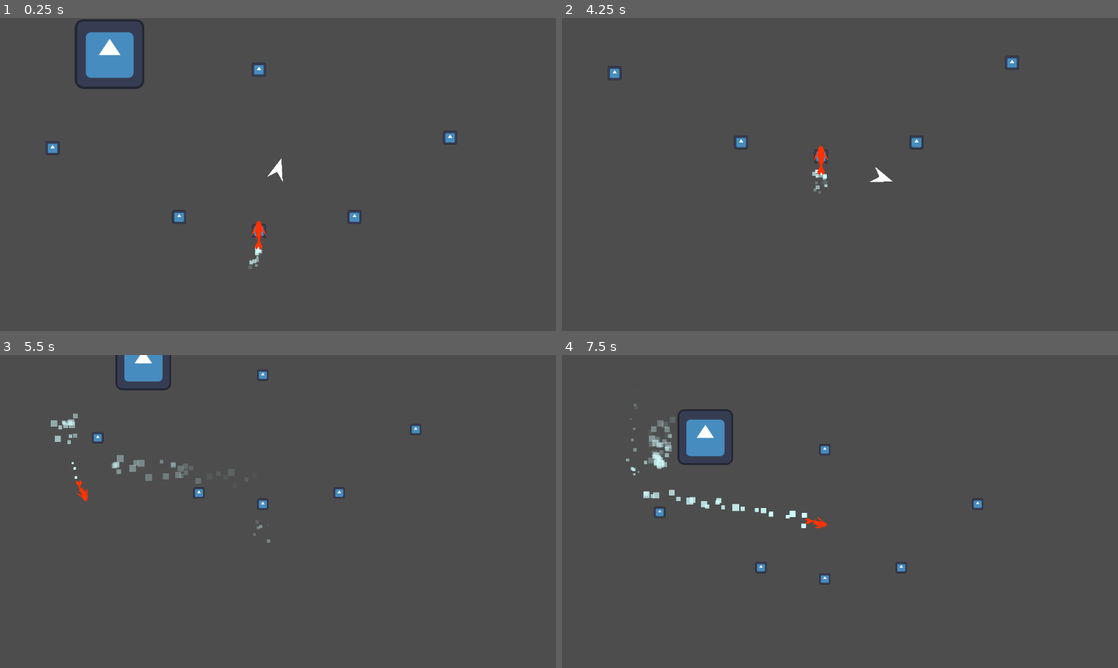
Above: before the commit, frames 1-4 (two rows, left to right).
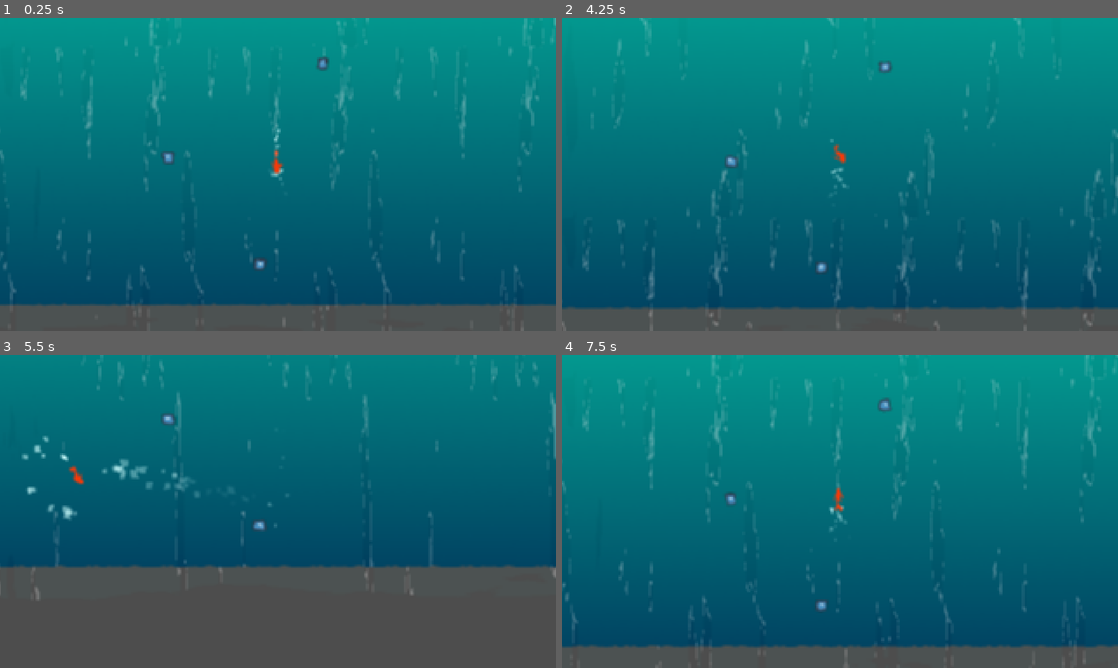
Above: after the commit, the same moments.

Repository: ojaskavathe/cascade
Game: Godot game, scene res://game.tscn
Two runs of this game, one before a commit and one after it. Both use one fixed random seed, a clock stepped at 60 frames per second and the inputs below. Before the commit the project starts from res://main.tscn. The engine's default icon, where the game draws it, is replaced by a stand-in: a white triangle on a blue panel in a dark square.
Inputs (mouse positions are in pixels of both pictures, inside the frame that each line leads up to):
- Up to frame 1 (0.25 s): no input
- Up to frame 2 (4.25 s): move the mouse to (962, 158) at 0.52 s; hold Space (jump) 0.53-1.28 s; hold D (right) 0.53-2.03 s; move the mouse to (728, 190) at 1.27 s; tap Space (jump) at 1.35, 1.52, 1.82, 2.85, 3.02, 3.32 s; move the mouse to (895, 105) at 2.02 s; hold A (left) 2.03-2.78 s; hold Space (jump) 2.03-2.78 s; move the mouse to (812, 237) at 2.77 s; hold D (right) from 2.78 s (still down); move the mouse to (1006, 221) at 3.52 s; hold Space (jump) from 3.53 s (still down)
- Up to frame 3 (5.5 s): move the mouse to (111, 464) at 4.27 s; release D (right) at 4.28 s; release Space (jump) at 4.28 s; hold A (left) 4.28-5.03 s; tap Space (jump) at 4.35, 4.52, 4.82 s; move the mouse to (305, 511) at 5.02 s; hold D (right) from 5.03 s (still down); hold Space (jump) from 5.03 s (still down)
- Up to frame 4 (7.5 s): move the mouse to (756, 433) at 5.77 s; release D (right) at 5.78 s; release Space (jump) at 5.78 s; hold A (left) 5.78-7.28 s; tap Space (jump) at 5.85, 6.02, 6.32, 7.35 s; move the mouse to (962, 495) at 6.52 s; hold Space (jump) 6.53-7.28 s; move the mouse to (728, 527) at 7.27 s; hold D (right) from 7.28 s (still down)

The runs differ from the first frame. In frame 1, 92% of the frame differs, in the area x 0-100%, y 0-100%; in frame 2, 93%; in frame 3, 68%; in frame 4, 93%.

Commit message:
Reverted to 45104a0 and removed loader

Diff:
--- /dev/null
+++ b/assets/shader/fallbackground.tres
@@ -0,0 +1,101 @@
+[gd_resource type="VisualShader" load_steps=12 format=3 uid="uid://de6gsxh1jnp35"]
+
+[sub_resource type="Gradient" id="Gradient_guwve"]
+offsets = PackedFloat32Array(0.193309, 0.877323)
+colors = PackedColorArray(0.1352, 0.26, 0.24752, 1, 0.938845, 0.780052, 0.791951, 1)
+
+[sub_resource type="FastNoiseLite" id="FastNoiseLite_3kupp"]
+frequency = 0.0055
+offset = Vector3(547.37, 0, 0)
+domain_warp_enabled = true
+domain_warp_frequency = 0.07
+
+[sub_resource type="NoiseTexture2D" id="NoiseTexture2D_pxin5"]
+width = 800
+color_ramp = SubResource("Gradient_guwve")
+noise = SubResource("FastNoiseLite_3kupp")
+
+[sub_resource type="VisualShaderNodeTexture" id="VisualShaderNodeTexture_xwpst"]
+output_port_for_preview = 0
+texture = SubResource("NoiseTexture2D_pxin5")
+
+[sub_resource type="Gradient" id="Gradient_dob1m"]
+offsets = PackedFloat32Array(0.996283, 1)
+colors = PackedColorArray(0.313726, 0.603922, 0.572549, 1, 0.733333, 0.870588, 0.721569, 1)
+
+[sub_resource type="FastNoiseLite" id="FastNoiseLite_3eva1"]
+frequency = 0.0096
+
+[sub_resource type="NoiseTexture2D" id="NoiseTexture2D_5hef6"]
+color_ramp = SubResource("Gradient_dob1m")
+noise = SubResource("FastNoiseLite_3eva1")
+
+[sub_resource type="VisualShaderNodeTexture" id="VisualShaderNodeTexture_3egqd"]
+output_port_for_preview = 0
+texture = SubResource("NoiseTexture2D_5hef6")
+
+[sub_resource type="VisualShaderNodeMix" id="VisualShaderNodeMix_kvhj6"]
+default_input_values = [0, Vector3(0, 0, 0), 1, Vector3(1, 1, 1), 2, Vector3(0.5, 0.5, 0.5)]
+op_type = 3
+
+[sub_resource type="VisualShaderNodeTexture" id="VisualShaderNodeTexture_8a0et"]
+output_port_for_preview = 0
+texture = SubResource("NoiseTexture2D_5hef6")
+
+[sub_resource type="VisualShaderNodeMix" id="VisualShaderNodeMix_3328k"]
+default_input_values = [0, Vector3(0, 0, 0), 1, Vector3(1, 1, 1), 2, Vector3(0.5, 0.5, 0.5)]
+op_type = 3
+
+[resource]
+code = "shader_type canvas_item;
+render_mode blend_mix;
+
+uniform sampler2D tex_frg_3;
+uniform sampler2D tex_frg_5;
+uniform sampler2D tex_frg_7;
+
+
+
+void fragment() {
+// Texture2D:3
+	vec4 n_out3p0 = texture(tex_frg_3, UV);
+
+
+// Texture2D:5
+	vec4 n_out5p0 = texture(tex_frg_5, UV);
+
+
+// Mix:6
+	vec3 n_in6p2 = vec3(0.50000, 0.50000, 0.50000);
+	vec3 n_out6p0 = mix(vec3(n_out3p0.xyz), vec3(n_out5p0.xyz), n_in6p2);
+
+
+// Texture2D:7
+	vec4 n_out7p0 = texture(tex_frg_7, UV);
+
+
+// Mix:8
+	vec3 n_in8p2 = vec3(0.50000, 0.50000, 0.50000);
+	vec3 n_out8p0 = mix(n_out6p0, vec3(n_out7p0.xyz), n_in8p2);
+
+
+// Output:0
+	COLOR.rgb = n_out8p0;
+
+
+}
+"
+mode = 1
+flags/light_only = false
+nodes/fragment/0/position = Vector2(500, 220)
+nodes/fragment/3/node = SubResource("VisualShaderNodeTexture_xwpst")
+nodes/fragment/3/position = Vector2(-500, -40)
+nodes/fragment/5/node = SubResource("VisualShaderNodeTexture_3egqd")
+nodes/fragment/5/position = Vector2(-500, 440)
+nodes/fragment/6/node = SubResource("VisualShaderNodeMix_kvhj6")
+nodes/fragment/6/position = Vector2(-160, 200)
+nodes/fragment/7/node = SubResource("VisualShaderNodeTexture_8a0et")
+nodes/fragment/7/position = Vector2(-240, 620)
+nodes/fragment/8/node = SubResource("VisualShaderNodeMix_3328k")
+nodes/fragment/8/position = Vector2(125.019, 531.058)
+nodes/fragment/connections = PackedInt32Array(3, 0, 6, 0, 5, 0, 6, 1, 7, 0, 8, 1, 6, 0, 8, 0, 8, 0, 0, 0)
--- a/entity/object/end_jump_point.tscn
+++ /dev/null
@@ -1,15 +0,0 @@
-[gd_scene load_steps=3 format=3 uid="uid://bgreeqw7eggg2"]
-
-[ext_resource type="Texture2D" uid="uid://7iiqobfrmtqd" path="res://icon.svg" id="1_10en1"]
-
-[sub_resource type="CircleShape2D" id="CircleShape2D_bi3ns"]
-radius = 36.0
-
-[node name="EndJumpPoint" type="Area2D" groups=["boost", "jump_point"]]
-
-[node name="CollisionShape2D" type="CollisionShape2D" parent="."]
-shape = SubResource("CircleShape2D_bi3ns")
-
-[node name="Icon" type="Sprite2D" parent="."]
-scale = Vector2(0.2, 0.2)
-texture = ExtResource("1_10en1")
--- a/entity/object/level_entry.gd
+++ /dev/null
@@ -1,6 +0,0 @@
-extends Node2D
-
-
-func _on_area_2d_body_entered(body):
-	if body.is_in_group("player"):
-		Signals.level_enter.emit()
--- a/entity/object/level_entry.tscn
+++ /dev/null
@@ -1,17 +0,0 @@
-[gd_scene load_steps=3 format=3 uid="uid://c8lmwyba82ne2"]
-
-[ext_resource type="Script" path="res://entity/object/level_entry.gd" id="1_txpql"]
-
-[sub_resource type="RectangleShape2D" id="RectangleShape2D_a1urh"]
-size = Vector2(1280, 80)
-
-[node name="LevelEntry" type="Node2D"]
-script = ExtResource("1_txpql")
-
-[node name="Area2D" type="Area2D" parent="."]
-
-[node name="CollisionShape2D" type="CollisionShape2D" parent="Area2D"]
-position = Vector2(640, 40)
-shape = SubResource("RectangleShape2D_a1urh")
-
-[connection signal="body_entered" from="Area2D" to="." method="_on_area_2d_body_entered"]
--- a/entity/object/level_exit.gd
+++ /dev/null
@@ -1,6 +0,0 @@
-extends Node2D
-
-
-func _on_area_2d_body_entered(body):
-	if body.is_in_group("player"):
-		Signals.level_exit.emit()
--- a/entity/object/level_exit.tscn
+++ /dev/null
@@ -1,17 +0,0 @@
-[gd_scene load_steps=3 format=3 uid="uid://bie2h88318mif"]
-
-[ext_resource type="Script" path="res://entity/object/level_exit.gd" id="1_88co6"]
-
-[sub_resource type="RectangleShape2D" id="RectangleShape2D_mrm50"]
-size = Vector2(1280, 80)
-
-[node name="LevelExit" type="Node2D"]
-script = ExtResource("1_88co6")
-
-[node name="Area2D" type="Area2D" parent="."]
-
-[node name="CollisionShape2D" type="CollisionShape2D" parent="Area2D"]
-position = Vector2(640, -40)
-shape = SubResource("RectangleShape2D_mrm50")
-
-[connection signal="body_entered" from="Area2D" to="." method="_on_area_2d_body_entered"]
--- a/entity/object/spawn_jump_point.tscn
+++ /dev/null
@@ -1,15 +0,0 @@
-[gd_scene load_steps=3 format=3 uid="uid://dyqs8fgql55f"]
-
-[ext_resource type="Texture2D" uid="uid://7iiqobfrmtqd" path="res://icon.svg" id="1_qse6k"]
-
-[sub_resource type="CircleShape2D" id="CircleShape2D_bi3ns"]
-radius = 36.0
-
-[node name="SpawnJumpPoint" type="Area2D" groups=["jump_point", "spawnpoint"]]
-
-[node name="CollisionShape2D" type="CollisionShape2D" parent="."]
-shape = SubResource("CircleShape2D_bi3ns")
-
-[node name="Icon" type="Sprite2D" parent="."]
-scale = Vector2(0.2, 0.2)
-texture = ExtResource("1_qse6k")
--- a/entity/player/player.gd
+++ b/entity/player/player.gd
@@ -5,11 +5,9 @@
 @export var JUMP_VELOCITY = -800.0
 @export var GRAVITY = -1000.0
 @export var DAMPENING = 2.0
-@export var BOOST_BONUS = 2.0
 
 var bash_state = false
 var in_jump_point = false
-var first_jump_in_level = true
 var jump_point_position = Vector2.ZERO
 
 var move_direction = Vector2.UP
@@ -24,7 +22,6 @@
 var arrow
 
 var can_bash = true
-var has_boost = false
 
 enum ParticleBehavior {SWIM = 0, DASH = 1}
 
@@ -36,15 +33,6 @@
 	set_particle_behavior(ParticleBehavior.SWIM)
 	Signals.player_moved.emit(position)
 
-
-func set_first_jump_in_level():
-	first_jump_in_level = true
-	arrow.set_visible(true)
-	jump_point_position = position
-	jump_point_position.y -= 32.0
-	arrow.set_position(jump_point_position)
-
-
 func _physics_process(delta):
 	if velocity.is_zero_approx():
 		$PlayerModel.set_rotation(model_rotation)
@@ -52,24 +40,17 @@
 		model_rotation = velocity.angle() + deg_to_rad(90)
 		$PlayerModel.set_rotation(model_rotation)
 
-	if bash_state or first_jump_in_level:
+	if bash_state:
 		var direction = jump_point_position - get_global_mouse_position()
 		var angle = direction.angle() - deg_to_rad(90)
 		arrow.set_rotation(angle)
 
 		if Input.is_action_just_released("jump"):
-			first_jump_in_level = false
 			set_particle_behavior(ParticleBehavior.DASH)
 			$DashParticleTimer.start()
 			position = jump_point_position
 			move_direction = direction.normalized()
 			velocity = move_direction * JUMP_VELOCITY
-
-			if has_boost:
-				has_boost = false
-				velocity *= BOOST_BONUS
-				Signals.can_unlock_next.emit()
-
 			bash_state = false
 			arrow.set_visible(false)
 			Signals.player_exited_bash_state.emit()
@@ -104,16 +85,10 @@
 		in_jump_point = true
 		jump_point_position = area.get_global_position()
 
-		if (area.is_in_group("boost")):
-			has_boost = true
-
 
 func _on_jump_point_detect_area_exited(area):
 	if (area.is_in_group("jump_point")):
 		in_jump_point = false
-
-		if (area.is_in_group("boost")):
-			has_boost = false
 
 
 func _on_dash_particle_timer_timeout():
--- a/game.gd
+++ b/game.gd
@@ -6,4 +6,4 @@
 
 
 func _on_kill():
-	get_tree().reload_current_scene()
+	get_tree().call_deferred("reload_current_scene")
--- a/game.tscn
+++ b/game.tscn
@@ -1,12 +1,10 @@
-[gd_scene load_steps=14 format=3 uid="uid://beenaw7n1s61s"]
+[gd_scene load_steps=9 format=3 uid="uid://beenaw7n1s61s"]
 
 [ext_resource type="Script" path="res://game.gd" id="1_07ca5"]
 [ext_resource type="PackedScene" uid="uid://d0vrcis6rns5i" path="res://entity/player/player.tscn" id="1_xm3l1"]
 [ext_resource type="PackedScene" uid="uid://dqa5gpiw17hjv" path="res://entity/player/camera.tscn" id="2_gli7r"]
-[ext_resource type="PackedScene" uid="uid://v743cd1td7ir" path="res://entity/object/jump_point.tscn" id="3_cx1ux"]
-[ext_resource type="PackedScene" uid="uid://db6esycu3r0ut" path="res://entity/waterfall/waterfall.tscn" id="4_itygh"]
+[ext_resource type="PackedScene" uid="uid://ctjtcrv6lr21" path="res://level/debug_0.tscn" id="5_mw1jd"]
 [ext_resource type="Shader" path="res://assets/shader/pixelate.gdshader" id="5_pfusk"]
-[ext_resource type="PackedScene" uid="uid://b5vpdkkyoghac" path="res://entity/object/kill_zone.tscn" id="7_beule"]
 
 [sub_resource type="WorldBoundaryShape2D" id="WorldBoundaryShape2D_oy5lq"]
 normal = Vector2(1, 0)
@@ -20,19 +18,6 @@
 shader = ExtResource("5_pfusk")
 shader_parameter/x = 320
 shader_parameter/y = 180
-
-[sub_resource type="Gradient" id="Gradient_3l1mo"]
-colors = PackedColorArray(0.0122, 0.61, 0.560183, 1, 0, 0.246667, 0.37, 1)
-
-[sub_resource type="GradientTexture2D" id="GradientTexture2D_y2fm4"]
-gradient = SubResource("Gradient_3l1mo")
-width = 1280
-height = 720
-fill_to = Vector2(0, 1)
-metadata/_snap_enabled = true
-
-[sub_resource type="RectangleShape2D" id="RectangleShape2D_moxia"]
-size = Vector2(1280, 313.5)
 
 [node name="Game" type="Node2D"]
 script = ExtResource("1_07ca5")
@@ -54,23 +39,6 @@
 position = Vector2(0, 648)
 shape = SubResource("WorldBoundaryShape2D_iw3p7")
 
-[node name="JumpPoint" parent="." instance=ExtResource("3_cx1ux")]
-position = Vector2(602, 620)
-
-[node name="JumpPoint2" parent="." instance=ExtResource("3_cx1ux")]
-position = Vector2(393, 376)
-
-[node name="JumpPoint3" parent="." instance=ExtResource("3_cx1ux")]
-position = Vector2(748, 159)
-
-[node name="JumpPoint4" parent="." instance=ExtResource("3_cx1ux")]
-position = Vector2(401, -19)
-
-[node name="waterfall" parent="." instance=ExtResource("4_itygh")]
-position = Vector2(690.25, 337)
-scale = Vector2(13.4492, 7.52344)
-metadata/_edit_lock_ = true
-
 [node name="CanvasLayer" type="CanvasLayer" parent="."]
 
 [node name="ColorRect" type="ColorRect" parent="CanvasLayer"]
@@ -82,13 +50,4 @@
 grow_vertical = 2
 metadata/_edit_use_anchors_ = true
 
-[node name="Sprite2D" type="Sprite2D" parent="."]
-z_index = -5
-position = Vector2(640, 354)
-texture = SubResource("GradientTexture2D_y2fm4")
-
-[node name="KillZone" parent="." instance=ExtResource("7_beule")]
-
-[node name="CollisionShape2D" type="CollisionShape2D" parent="KillZone"]
-position = Vector2(640, 877.25)
-shape = SubResource("RectangleShape2D_moxia")
+[node name="Debug0" parent="." instance=ExtResource("5_mw1jd")]
--- a/game/loader.gd
+++ /dev/null
@@ -1,195 +0,0 @@
-extends Node2D
-
-var stack_height = 0
-var current = 0 # current height
-var unit_height = -720.0
-var loaded_levels := []
-var level_groups := []
-
-var base_preload = preload("res://game/base.tscn")
-var player_preload = preload("res://entity/player/player.tscn")
-var camera_preload = preload("res://entity/player/camera.tscn")
-var bottom_kill_zone_preload = preload("res://entity/object/bottom_kill_zone.tscn")
-var level_entry_preload = preload("res://entity/object/level_entry.tscn")
-var level_exit_preload = preload("res://entity/object/level_exit.tscn")
-var filler = preload("res://level/filler.tscn")
-
-@onready var permanent := $Permanent
-@onready var ephemeral := $Ephemeral
-
-var unpause_flag = false
-var delete_flag = false
-
-var current_level_group_index = 0
-
-var kill_zone
-var level_entry
-var level_exit
-var player
-var camera
-
-func _ready():
-	Signals.kill.connect(_on_kill)
-	Signals.can_unlock_next.connect(_on_can_unlock_next)
-	Signals.level_exit.connect(_on_level_exit)
-	Signals.level_enter.connect(_on_level_enter)
-	init()
-
-func _on_kill():
-	loaded_levels.clear()
-
-	for child in ephemeral.get_children():
-		child.queue_free()
-
-	stack_height = 0
-	current = 0
-
-	var level_groups_copy = level_groups.duplicate()
-	level_groups.clear()
-
-	for level_group in level_groups_copy:
-		load_next_level_group(level_group)
-
-	unpause_first_level_group()
-
-	setup_player()
-
-# FIXED
-func unpause_first_level_group():
-	var levels_in_first_group = len(level_groups[current_level_group_index])
-	var offset = 0 if current_level_group_index == 0 else len(level_groups[0]) + 1
-
-	var i = 0
-	while i < levels_in_first_group:
-		loaded_levels[offset + i].set_process_mode(ProcessMode.PROCESS_MODE_INHERIT)
-		i += 1
-
-
-func _on_can_unlock_next():
-	unpause_flag = true
-
-# FIXED
-func _on_level_exit():
-	if unpause_flag and len(level_groups) > current_level_group_index + 1:
-		unpause_flag = false
-		delete_flag = true
-		var current_level_group = level_groups[current_level_group_index]
-		var next_level_group = level_groups[current_level_group_index + 1]
-		var unpause_start_index = len(current_level_group) + 1
-		var unpause_end_index = len(next_level_group)
-
-		var i = 0
-		while i < unpause_end_index:
-			var index_to_unpause = unpause_start_index + i
-			loaded_levels[index_to_unpause].set_process_mode(ProcessMode.PROCESS_MODE_INHERIT)
-			i += 1
-
-func _on_level_enter():
-	if delete_flag:
-		load_next_level_group([
-			"res://level/debug_3.tscn"
-		])
-
-		delete_flag = false
-
-		current += len(level_groups[current_level_group_index]) + 1
-		setup_entry_and_exit()
-
-		if current_level_group_index == 1:
-			var first_level_group = level_groups[0]
-			var levels_in_first_group = len(first_level_group)
-
-			var i = 0
-			while i < levels_in_first_group + 1:
-				var level_to_free = loaded_levels.pop_front()
-				if is_instance_valid(level_to_free):
-					level_to_free.queue_free()
-
-			level_groups.pop_front()
-
-		if current_level_group_index == 0:
-			current_level_group_index = 1
-
-func init():
-	var base = base_preload.instantiate()
-	permanent.add_child(base)
-
-	kill_zone = bottom_kill_zone_preload.instantiate()
-	permanent.add_child(kill_zone)
-
-	level_entry = level_entry_preload.instantiate()
-	permanent.add_child(level_entry)
-
-	level_exit = level_exit_preload.instantiate()
-	permanent.add_child(level_exit)
-
-	load_next_level_group([
-		"res://level/debug_1.tscn"
-	])
-
-	unpause_first_level_group()
-
-	load_next_level_group([
-		"res://level/debug_2.tscn"
-	])
-
-	setup_entry_and_exit()
-
-	camera = camera_preload.instantiate()
-	camera.set_position(Vector2(640, -400))
-	permanent.add_child.call_deferred(camera)
-
-	setup_player()
-
-# FIXED
-func setup_entry_and_exit():
-	var current_level_group = level_groups[current_level_group_index]
-	var current_level_height = current + len(current_level_group)
-	var current_level_height_plus_one = current_level_height + 1
-	var actual_current_level_height = current_level_height * unit_height
-	var actual_current_level_height_plus_one = current_level_height_plus_one * unit_height
-	level_exit.set_position(Vector2(0, actual_current_level_height))
-	level_entry.set_position(Vector2(0, actual_current_level_height_plus_one))
-
-func setup_player():
-	var spawn_pos = get_spawn_pos()
-	player = player_preload.instantiate()
-	player.set_position(spawn_pos)
-	ephemeral.add_child.call_deferred(player)
-	await player.ready
-
-	player.set_first_jump_in_level()
-	camera.tracking = spawn_pos
-	camera.tracking_flag = true
-	camera._on_player_entered_bash_state()
-
-func get_spawn_pos():
-	var current_level = loaded_levels[0]
-	var spawnpoint = current_level.get_node("SpawnJumpPoint")
-
-	if is_instance_valid(spawnpoint):
-		var spawnpoint_pos = spawnpoint.get_global_position()
-		spawnpoint_pos.y += 32.0
-		return spawnpoint_pos
-	else:
-		return Vector2(640, -400)
-
-
-func load_next_level_group(level_group):
-	level_groups.append(level_group)
-
-	for level_to_load in level_group:
-		var loaded_level = load(level_to_load)
-		load_next_level(loaded_level)
-
-	load_next_level(filler)
-
-
-func load_next_level(loaded_level):
-	var loaded_level_instance = loaded_level.instantiate()
-	stack_height += 1
-	var total_height = unit_height * stack_height
-	loaded_level_instance.set_position(Vector2(0, total_height))
-	loaded_level_instance.set_process_mode(ProcessMode.PROCESS_MODE_DISABLED)
-	ephemeral.add_child(loaded_level_instance)
-	loaded_levels.append(loaded_level_instance)
--- a/game/loader.tscn
+++ /dev/null
@@ -1,10 +0,0 @@
-[gd_scene load_steps=2 format=3 uid="uid://bp2gyveookw1x"]
-
-[ext_resource type="Script" path="res://game/loader.gd" id="1_fyk2u"]
-
-[node name="Loader" type="Node2D"]
-script = ExtResource("1_fyk2u")
-
-[node name="Permanent" type="Node2D" parent="."]
-
-[node name="Ephemeral" type="Node2D" parent="."]
--- a/game/signals.gd
+++ b/game/signals.gd
@@ -4,6 +4,3 @@
 signal player_moved(pos)
 signal player_entered_bash_state()
 signal player_exited_bash_state()
-signal can_unlock_next()
-signal level_exit()
-signal level_enter()
--- /dev/null
+++ b/level/debug_0.tscn
@@ -0,0 +1,59 @@
+[gd_scene load_steps=8 format=3 uid="uid://ctjtcrv6lr21"]
+
+[ext_resource type="PackedScene" uid="uid://v743cd1td7ir" path="res://entity/object/jump_point.tscn" id="4_acxa1"]
+[ext_resource type="PackedScene" uid="uid://cnb5n82ek6hwi" path="res://entity/object/bottom_kill_zone.tscn" id="4_ohvmd"]
+[ext_resource type="PackedScene" uid="uid://db6esycu3r0ut" path="res://entity/waterfall/waterfall.tscn" id="5_fw8eb"]
+[ext_resource type="Shader" path="res://assets/shader/pixelate.gdshader" id="6_w3gqr"]
+
+[sub_resource type="ShaderMaterial" id="ShaderMaterial_0v5xe"]
+shader = ExtResource("6_w3gqr")
+shader_parameter/x = 320
+shader_parameter/y = 180
+
+[sub_resource type="Gradient" id="Gradient_3l1mo"]
+colors = PackedColorArray(0.0122, 0.61, 0.560183, 1, 0, 0.246667, 0.37, 1)
+
+[sub_resource type="GradientTexture2D" id="GradientTexture2D_y2fm4"]
+gradient = SubResource("Gradient_3l1mo")
+width = 1280
+height = 720
+fill_to = Vector2(0, 1)
+metadata/_snap_enabled = true
+
+[node name="Debug0" type="Node2D"]
+
+[node name="JumpPoint" parent="." instance=ExtResource("4_acxa1")]
+position = Vector2(602, 620)
+
+[node name="JumpPoint2" parent="." instance=ExtResource("4_acxa1")]
+position = Vector2(393, 376)
+
+[node name="JumpPoint3" parent="." instance=ExtResource("4_acxa1")]
+position = Vector2(748, 159)
+
+[node name="JumpPoint4" parent="." instance=ExtResource("4_acxa1")]
+position = Vector2(401, -19)
+
+[node name="waterfall" parent="." instance=ExtResource("5_fw8eb")]
+position = Vector2(690.25, 337)
+scale = Vector2(13.4492, 7.52344)
+metadata/_edit_lock_ = true
+
+[node name="CanvasLayer" type="CanvasLayer" parent="."]
+
+[node name="ColorRect" type="ColorRect" parent="CanvasLayer"]
+material = SubResource("ShaderMaterial_0v5xe")
+anchors_preset = 15
+anchor_right = 1.0
+anchor_bottom = 1.0
+grow_horizontal = 2
+grow_vertical = 2
+metadata/_edit_use_anchors_ = true
+
+[node name="Sprite2D" type="Sprite2D" parent="."]
+z_index = -5
+position = Vector2(640, 354)
+texture = SubResource("GradientTexture2D_y2fm4")
+
+[node name="BottomKillzone" parent="." instance=ExtResource("4_ohvmd")]
+position = Vector2(0, 714)
--- a/level/debug_1.tscn
+++ b/level/debug_1.tscn
@@ -1,9 +1,7 @@
-[gd_scene load_steps=5 format=3 uid="uid://b1c5iccen6h2c"]
+[gd_scene load_steps=3 format=3 uid="uid://b1c5iccen6h2c"]
 
 [ext_resource type="Texture2D" uid="uid://7iiqobfrmtqd" path="res://icon.svg" id="1_ff1n1"]
 [ext_resource type="PackedScene" uid="uid://v743cd1td7ir" path="res://entity/object/jump_point.tscn" id="2_0qeom"]
-[ext_resource type="PackedScene" uid="uid://dyqs8fgql55f" path="res://entity/object/spawn_jump_point.tscn" id="3_t8lbo"]
-[ext_resource type="PackedScene" uid="uid://bgreeqw7eggg2" path="res://entity/object/end_jump_point.tscn" id="4_debh2"]
 
 [node name="Debug1" type="Node2D"]
 
@@ -11,8 +9,8 @@
 position = Vector2(330, 320)
 texture = ExtResource("1_ff1n1")
 
-[node name="SpawnJumpPoint" parent="." instance=ExtResource("3_t8lbo")]
-position = Vector2(605, 646)
+[node name="JumpPoint" parent="." instance=ExtResource("2_0qeom")]
+position = Vector2(617, 643)
 
 [node name="JumpPoint2" parent="." instance=ExtResource("2_0qeom")]
 position = Vector2(458, 620)
@@ -27,7 +25,4 @@
 position = Vector2(957, 474)
 
 [node name="JumpPoint6" parent="." instance=ExtResource("2_0qeom")]
-position = Vector2(605, 349)
-
-[node name="EndJumpPoint" parent="." instance=ExtResource("4_debh2")]
-position = Vector2(603, 83)
+position = Vector2(603, 432)
--- a/level/debug_2.tscn
+++ b/level/debug_2.tscn
@@ -1,9 +1,7 @@
-[gd_scene load_steps=5 format=3 uid="uid://bm5r011rhpof8"]
+[gd_scene load_steps=3 format=3 uid="uid://bm5r011rhpof8"]
 
 [ext_resource type="Texture2D" uid="uid://7iiqobfrmtqd" path="res://icon.svg" id="1_vc05h"]
 [ext_resource type="PackedScene" uid="uid://v743cd1td7ir" path="res://entity/object/jump_point.tscn" id="2_3x7hs"]
-[ext_resource type="PackedScene" uid="uid://dyqs8fgql55f" path="res://entity/object/spawn_jump_point.tscn" id="3_pvmkn"]
-[ext_resource type="PackedScene" uid="uid://bgreeqw7eggg2" path="res://entity/object/end_jump_point.tscn" id="4_c55a8"]
 
 [node name="Debug2" type="Node2D"]
 
@@ -19,16 +17,4 @@
 position = Vector2(328, 587)
 
 [node name="JumpPoint2" parent="." instance=ExtResource("2_3x7hs")]
-position = Vector2(978, 469)
-
-[node name="SpawnJumpPoint" parent="." instance=ExtResource("3_pvmkn")]
-position = Vector2(622, 652)
-
-[node name="EndJumpPoint" parent="." instance=ExtResource("4_c55a8")]
-position = Vector2(648, 103)
-
-[node name="JumpPoint3" parent="." instance=ExtResource("2_3x7hs")]
-position = Vector2(391, 315)
-
-[node name="JumpPoint4" parent="." instance=ExtResource("2_3x7hs")]
-position = Vector2(886, 222)
+position = Vector2(681, 612)
--- a/main.gd
+++ /dev/null
@@ -1,9 +0,0 @@
-extends Node2D
-
-var loader_preload = preload("res://game/loader.tscn")
-
-func _ready():
-	var loader = loader_preload.instantiate()
-	get_parent().add_child.call_deferred(loader)
-	await loader.ready
-	queue_free()
--- a/main.tscn
+++ /dev/null
@@ -1,6 +0,0 @@
-[gd_scene load_steps=2 format=3 uid="uid://bj3lx3bgocd4q"]
-
-[ext_resource type="Script" path="res://main.gd" id="1_nu8o5"]
-
-[node name="Main" type="Node2D"]
-script = ExtResource("1_nu8o5")
--- a/project.godot
+++ b/project.godot
@@ -11,7 +11,7 @@
 [application]
 
 config/name="Scale"
-run/main_scene="res://main.tscn"
+run/main_scene="res://game.tscn"
 config/features=PackedStringArray("4.3", "Forward Plus")
 config/icon="res://icon.svg"
 
Binary file added: assets/rock.png
Not shown, added: assets/rock.png.import
